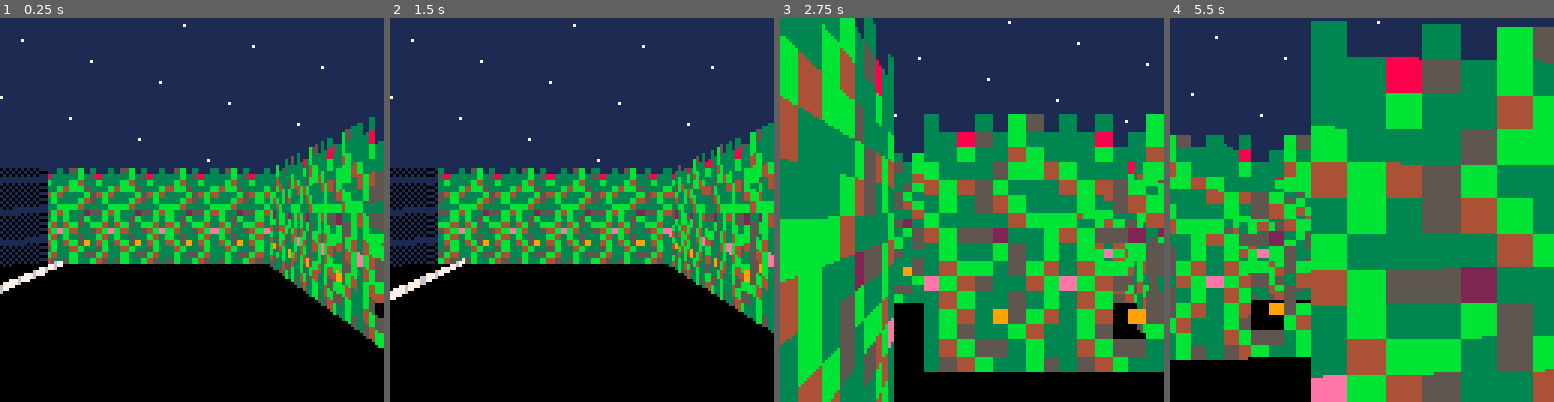
Above: before the commit, frames 1-4 (left to right).
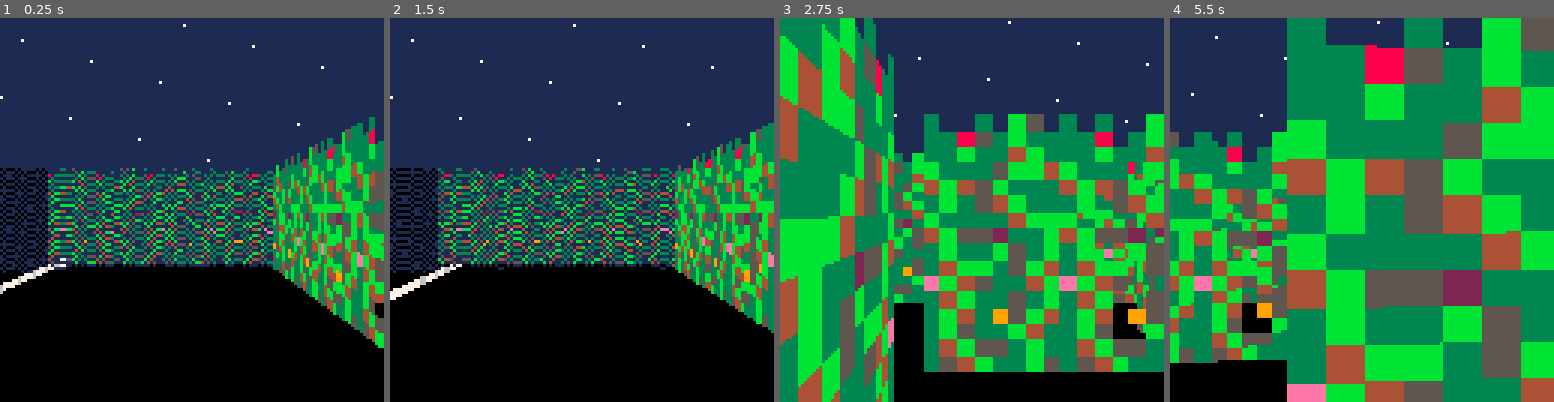
Above: after the commit, the same moments.

Repository: jcwilk/anx
Game: PICO-8 cartridge anx.p8
Same seed, same stepped clock (60 frames per second), same inputs: the game is played once before the commit and once after it.
Inputs:
- Up to frame 1 (0.25 s): no input
- Up to frame 2 (1.5 s): tap X (X key) at 0.33, 1.07 s; tap O (Z key) at 0.7 s
- Up to frame 3 (2.75 s): hold Right 1.6-2.1 s; tap O (Z key) at 1.7, 2.1, 2.5 s; tap X (X key) at 1.85 s; hold Up 2.15-2.42 s; hold Right from 2.47 s (still down)
- Up to frame 4 (5.5 s): tap O (Z key) every 0.4 s from 2.9 to 5.3 s; tap X (X key) at 2.97, 4.08, 5.2 s; release Right at 3.03 s; hold Left 3.08-3.58 s; hold Down 3.63-3.97 s; hold Right 4.02-4.68 s; hold Up 4.73-5.03 s; hold Left from 5.08 s (still down)

The runs differ from the first frame. In frame 1, 9.9% of the frame differs, in the area x 0-72%, y 39-72%; in frame 2, 10%; in frame 3, less than 0.1%; in frame 4, 41%, in the area x 0-100%, y 0-100%.

Commit message:
Separate fog into multiple layers

Diff:
--- a/anx.p8
+++ b/anx.p8
@@ -301,34 +301,35 @@
  return fisheye_coefficient
 end
 
+function calc_screen_dist_to_angle(angle)
+ local fisheye_coefficient = 1 / sin(3/4+angle.val-player.bearing.val)
+ fisheye_coefficient += (1 - fisheye_coefficient) * fisheye_ratio
+ return fisheye_coefficient
+end
+
 fog_swirl_offset=0
 fog_swirl_limit=10
-fog_swirl_tilt=.5
-function deferred_fog_draw(intx,inty,draw_width)
- local sprites_tall= 2
-
- local distance=sqrt((intx-player.coords.x)^2+(inty-player.coords.y)^2)
-
- local sprite_height=calc_screen_dist_to_xy(intx,inty)*height_scale/distance/field_of_view
- local height=sprites_tall*sprite_height
- local screeny=64+2*sprite_height*height_ratio-height
-
- local pixel_height=height/sprites_tall/8
+fog_swirl_tilt=.03
+function deferred_fog_draw(angle,distance,draw_width,bg_only)
+ local height=2*calc_screen_dist_to_angle(angle)*height_scale/distance/field_of_view
+ local screeny=64+height*height_ratio-height
  local screenxright=screenx+draw_width-1
 
  return {
   distance=distance,
   draw=function()
-   local pixel_color, color_mod, offset_check, check_col
-
-   for pixel_row=0,flr(pixel_height*16-1) do
-    color_mod = flr(screenx) + flr(screeny)+pixel_row
-    if (intx + inty + pixel_row / pixel_height / fog_swirl_tilt + fog_swirl_offset) % fog_swirl_limit >= 1/fog_swirl_tilt and color_mod % 2 < 1 then
-     pixel_color = ground_color
-    else
-     pixel_color = sky_color
+   if bg_only then
+    rectfill(screenx,screeny,screenxright,screeny+height,ground_color)
+   else
+    local pixel_color, color_mod, offset_check, check_col
+
+    for pixel_row=0,flr(height-1) do
+     color_mod = flr(screenx) + flr(screeny) + pixel_row
+     if (pixel_row / height + (angle.val % 1) * 100 + fog_swirl_offset/4) % .5 >= .05 and color_mod % 2 < 1 then
+     else
+      line(screenx,screeny+pixel_row,screenxright,screeny+pixel_row,sky_color)
+     end
     end
-    line(screenx,screeny+pixel_row,screenxright,screeny+pixel_row,pixel_color)
    end
   end
  }
@@ -344,17 +345,15 @@
  end
 end
 
-function deferred_wall_draw(intx,inty,sprite_id,pixel_col,draw_width)
- cache_sprite(sprite_id)
-
- local sprites_tall= #cached_sprites[sprite_id][1]/8 --just to check the height
-
- local distance=sqrt((intx-player.coords.x)^2+(inty-player.coords.y)^2)
+function deferred_wall_draw(angle,distance,sprite_id,pixel_col,draw_width)
  if distance < distance_from_player_cutoff then
   return
  end
 
- local sprite_height=calc_screen_dist_to_xy(intx,inty)*height_scale/distance/field_of_view
+ cache_sprite(sprite_id)
+
+ local sprites_tall= #cached_sprites[sprite_id][1]/8 --just to check the height
+ local sprite_height=calc_screen_dist_to_angle(angle)*height_scale/distance/field_of_view
  local height=sprites_tall*sprite_height
  local screeny=64+2*sprite_height*height_ratio-height
 
@@ -713,7 +712,7 @@
  local pv
  local slope
  local seenwalls={}
- local currx,curry,found,xdiff,ydiff,sprite_id,intx,inty,distance_per_x,distance_per_y,xstep,ystep,distance
+ local currx,curry,found,xdiff,ydiff,sprite_id,intx,inty,xstep,ystep,distance,drawn_fog
  wall_pool=make_pool()
  screenx=0
  buffer_percent=.1
@@ -745,17 +744,17 @@
 
   last_tile_occupied=false
 
-  pv=screenx_to_angle(screenx+(draw_width-1)/2):tovector()
+  pa=screenx_to_angle(screenx+(draw_width-1)/2)
+  pv=pa:tovector()
 
   deferred_draws=make_pool()
   found_mobs={}
   currx=round(player.coords.x)
   curry=round(player.coords.y)
   found=false
-  distance_per_x = 1/pv.x
-  distance_per_y = 1/pv.y
   xstep = towinf(pv.x)
   ystep = towinf(pv.y)
+  drawn_fog=false
 
   if abs(pv.x) > abs(pv.y) then
    intx= currx + xstep/2
@@ -770,7 +769,7 @@
   end
 
   while not found do
-   if (currx + xstep/2 - intx) * distance_per_x < (curry + ystep/2 - inty) * distance_per_y then
+   if (currx + xstep/2 - intx) / pv.x < (curry + ystep/2 - inty) / pv.y then
     intx= currx + xstep/2
     distance = (intx - player.coords.x) / pv.x
     inty= player.coords.y + distance * pv.y
@@ -784,18 +783,20 @@
     reversed=ystep<0
    end
 
+   if distance > draw_distance * .9 and not drawn_fog then
+    new_draw=deferred_fog_draw(pa,draw_distance*.9,draw_width)
+    if new_draw then
+     deferred_draws.make(new_draw)
+    end
+   end
+
    if (distance > draw_distance) then
     found=true
-    pixel_col=flr(((intx+inty)%1)*8)
-    if reversed then
-     pixel_col=7-pixel_col
-    end
-    new_draw=deferred_fog_draw(player.coords.x+draw_distance*pv.x,player.coords.y+draw_distance*pv.y,draw_width)
+    new_draw=deferred_fog_draw(pa,draw_distance,draw_width,true)
     if new_draw then
      deferred_draws.make(new_draw)
     end
    else
-
     sprite_id=mget(currx,-curry)
     if is_sprite_wall(sprite_id) then
      if not is_sprite_wall_transparent(sprite_id) then
@@ -807,7 +808,7 @@
       if reversed then
        pixel_col=7-pixel_col
       end
-      new_draw=deferred_wall_draw(intx,inty,sprite_id,pixel_col,draw_width)
+      new_draw=deferred_wall_draw(pa,distance,sprite_id,pixel_col,draw_width)
       if new_draw then
        deferred_draws.make(new_draw)
       end
--- a/main.lua
+++ b/main.lua
@@ -23,7 +23,7 @@
   local pv
   local slope
   local seenwalls={}
-  local currx,curry,found,xdiff,ydiff,sprite_id,intx,inty,distance_per_x,distance_per_y,xstep,ystep,distance
+  local currx,curry,found,xdiff,ydiff,sprite_id,intx,inty,xstep,ystep,distance,drawn_fog
   wall_pool=make_pool()
   screenx=0
   buffer_percent=.1
@@ -55,17 +55,17 @@
 
     last_tile_occupied=false
 
-    pv=screenx_to_angle(screenx+(draw_width-1)/2):tovector()
+    pa=screenx_to_angle(screenx+(draw_width-1)/2)
+    pv=pa:tovector()
 
     deferred_draws=make_pool()
     found_mobs={}
     currx=round(player.coords.x)
     curry=round(player.coords.y)
     found=false
-    distance_per_x = 1/pv.x
-    distance_per_y = 1/pv.y
     xstep = towinf(pv.x)
     ystep = towinf(pv.y)
+    drawn_fog=false
 
     if abs(pv.x) > abs(pv.y) then
       intx= currx + xstep/2
@@ -80,7 +80,7 @@
     end
 
     while not found do
-      if (currx + xstep/2 - intx) * distance_per_x < (curry + ystep/2 - inty) * distance_per_y then
+      if (currx + xstep/2 - intx) / pv.x < (curry + ystep/2 - inty) / pv.y then
         intx= currx + xstep/2
         distance = (intx - player.coords.x) / pv.x
         inty= player.coords.y + distance * pv.y
@@ -94,18 +94,20 @@
         reversed=ystep<0
       end
 
+      if distance > draw_distance * .9 and not drawn_fog then
+        new_draw=deferred_fog_draw(pa,draw_distance*.9,draw_width)
+        if new_draw then
+          deferred_draws.make(new_draw)
+        end
+      end
+
       if (distance > draw_distance) then
         found=true
-        pixel_col=flr(((intx+inty)%1)*8)
-        if reversed then
-          pixel_col=7-pixel_col
-        end
-        new_draw=deferred_fog_draw(player.coords.x+draw_distance*pv.x,player.coords.y+draw_distance*pv.y,draw_width)
+        new_draw=deferred_fog_draw(pa,draw_distance,draw_width,true)
         if new_draw then
           deferred_draws.make(new_draw)
         end
       else
-
         sprite_id=mget(currx,-curry)
         if is_sprite_wall(sprite_id) then
           if not is_sprite_wall_transparent(sprite_id) then
@@ -117,7 +119,7 @@
             if reversed then
               pixel_col=7-pixel_col
             end
-            new_draw=deferred_wall_draw(intx,inty,sprite_id,pixel_col,draw_width)
+            new_draw=deferred_wall_draw(pa,distance,sprite_id,pixel_col,draw_width)
             if new_draw then
               deferred_draws.make(new_draw)
             end
--- a/sprites.p8
+++ b/sprites.p8
@@ -301,34 +301,35 @@
   return fisheye_coefficient
 end
 
+function calc_screen_dist_to_angle(angle)
+  local fisheye_coefficient = 1 / sin(3/4+angle.val-player.bearing.val)
+  fisheye_coefficient += (1 - fisheye_coefficient) * fisheye_ratio
+  return fisheye_coefficient
+end
+
 fog_swirl_offset=0
 fog_swirl_limit=10
-fog_swirl_tilt=.5
-function deferred_fog_draw(intx,inty,draw_width)
-  local sprites_tall= 2
-
-  local distance=sqrt((intx-player.coords.x)^2+(inty-player.coords.y)^2)
-
-  local sprite_height=calc_screen_dist_to_xy(intx,inty)*height_scale/distance/field_of_view
-  local height=sprites_tall*sprite_height
-  local screeny=64+2*sprite_height*height_ratio-height
-
-  local pixel_height=height/sprites_tall/8
+fog_swirl_tilt=.03
+function deferred_fog_draw(angle,distance,draw_width,bg_only)
+  local height=2*calc_screen_dist_to_angle(angle)*height_scale/distance/field_of_view
+  local screeny=64+height*height_ratio-height
   local screenxright=screenx+draw_width-1
 
   return {
     distance=distance,
     draw=function()
-      local pixel_color, color_mod, offset_check, check_col
-
-      for pixel_row=0,flr(pixel_height*16-1) do
-        color_mod = flr(screenx) + flr(screeny)+pixel_row
-        if (intx + inty + pixel_row / pixel_height / fog_swirl_tilt + fog_swirl_offset) % fog_swirl_limit >= 1/fog_swirl_tilt and color_mod % 2 < 1 then
-          pixel_color = ground_color
-        else
-          pixel_color = sky_color
+      if bg_only then
+        rectfill(screenx,screeny,screenxright,screeny+height,ground_color)
+      else
+        local pixel_color, color_mod, offset_check, check_col
+
+        for pixel_row=0,flr(height-1) do
+          color_mod = flr(screenx) + flr(screeny) + pixel_row
+          if (pixel_row / height + (angle.val % 1) * 100 + fog_swirl_offset/4) % .5 >= .05 and color_mod % 2 < 1 then
+          else
+            line(screenx,screeny+pixel_row,screenxright,screeny+pixel_row,sky_color)
+          end
         end
-        line(screenx,screeny+pixel_row,screenxright,screeny+pixel_row,pixel_color)
       end
     end
   }
@@ -344,17 +345,15 @@
   end
 end
 
-function deferred_wall_draw(intx,inty,sprite_id,pixel_col,draw_width)
-  cache_sprite(sprite_id)
-
-  local sprites_tall= #cached_sprites[sprite_id][1]/8 --just to check the height
-
-  local distance=sqrt((intx-player.coords.x)^2+(inty-player.coords.y)^2)
+function deferred_wall_draw(angle,distance,sprite_id,pixel_col,draw_width)
   if distance < distance_from_player_cutoff then
     return
   end
 
-  local sprite_height=calc_screen_dist_to_xy(intx,inty)*height_scale/distance/field_of_view
+  cache_sprite(sprite_id)
+
+  local sprites_tall= #cached_sprites[sprite_id][1]/8 --just to check the height
+  local sprite_height=calc_screen_dist_to_angle(angle)*height_scale/distance/field_of_view
   local height=sprites_tall*sprite_height
   local screeny=64+2*sprite_height*height_ratio-height
 
